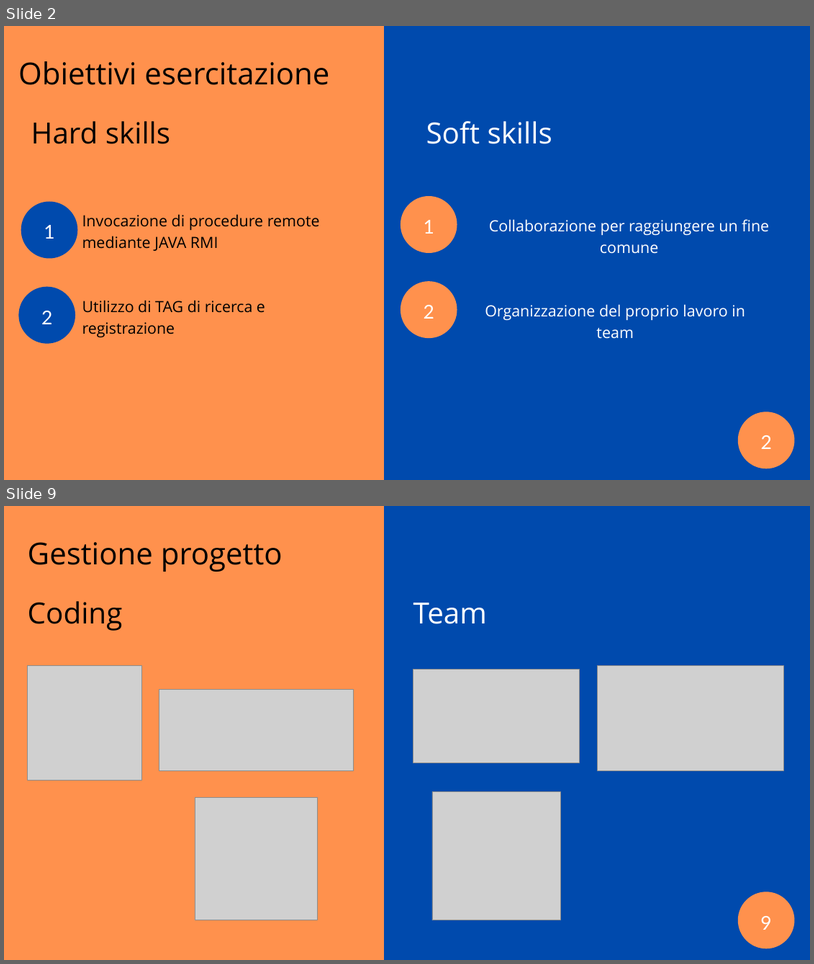
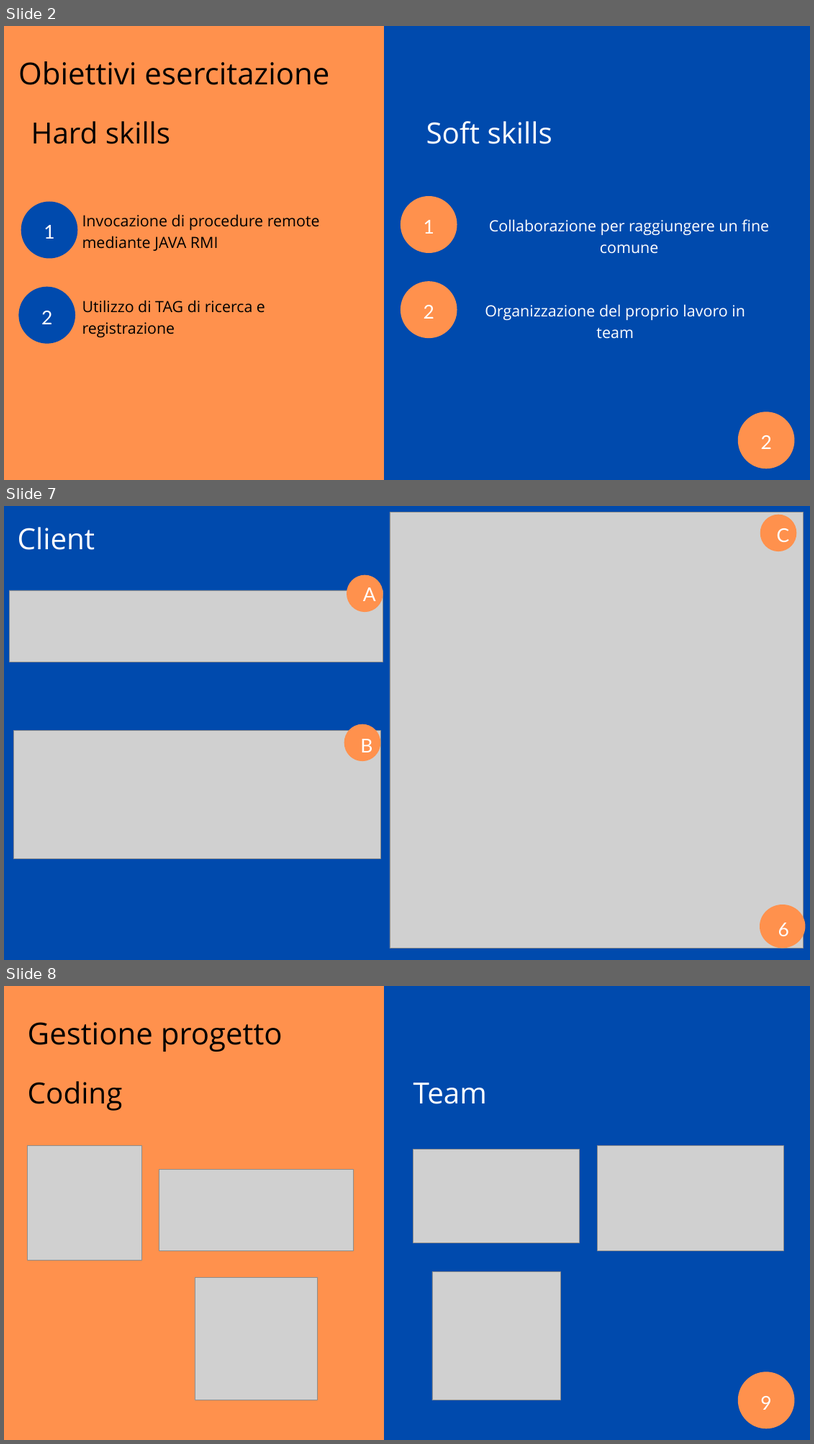
Before and after one commit to ilcors-dev/gruppo-reti, a slide deck: esercitazione_7/documents/Esercitazione 7.pptx. Shown one above the other, each under a label of ours: slides 2 and 9 before the commit, slides 2, 7 and 8 after it; the slides between them are not shown. The pictures are 814x964 and 814x1444 pixels, drawn with LibreOffice and Linux fonts; fonts in the diff are those of the drawing; grey boxes stand for pictures. Boxes give left, top, right and bottom in pixels: in the first picture for what was removed or moved away, otherwise in the second. Text is boxed around its words. In the diff, an @@ line names an element or a change of style, - is before the commit and + after.

```diff
--- a/esercitazione_7/documents/Esercitazione 7.pptx
+++ b/esercitazione_7/documents/Esercitazione 7.pptx
@@ slide 7 added at box(4, 506, 810, 960), background #FF914D @@
@@ freeform shape added at box(4, 506, 810, 960), fill #004AAD @@
@@ text added at box(18, 527, 95, 550), 52 pt, text #FFFFFF @@
+Client
@@ picture added at box(390, 512, 803, 947) @@
@@ freeform shape added at box(761, 515, 797, 551), fill #FF914D @@
@@ text added at box(777, 528, 790, 542), 34 pt, text #FFFFFF @@
+C
@@ picture added at box(9, 590, 383, 662) @@
@@ freeform shape added at box(347, 575, 383, 612), fill #FF914D @@
@@ text added at box(363, 587, 376, 601), 34 pt, text #FFFFFF @@
+A
@@ picture added at box(13, 730, 381, 859) @@
@@ freeform shape added at box(345, 724, 381, 761), fill #FF914D @@
@@ text added at box(360, 739, 373, 752), 34 pt, text #FFFFFF @@
+B
@@ freeform shape added at box(760, 904, 805, 948), fill #FF914D @@
@@ text added at box(779, 922, 790, 936), 34 pt, text #FFFFFF @@
+6
@@ what was slide 9 is now slide 8 @@
```
Also in this commit, not shown: 4 other slides added, 6 slides removed.
